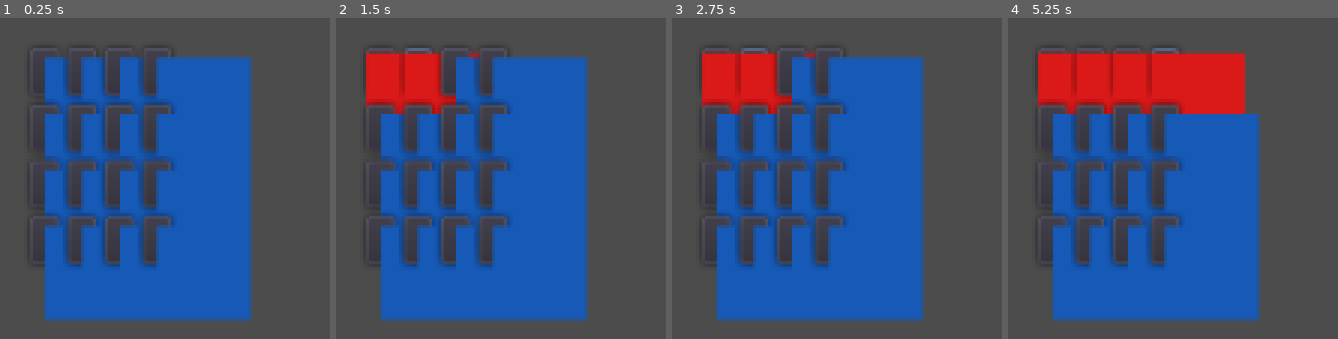
Above: before the commit, frames 1-4 (left to right).
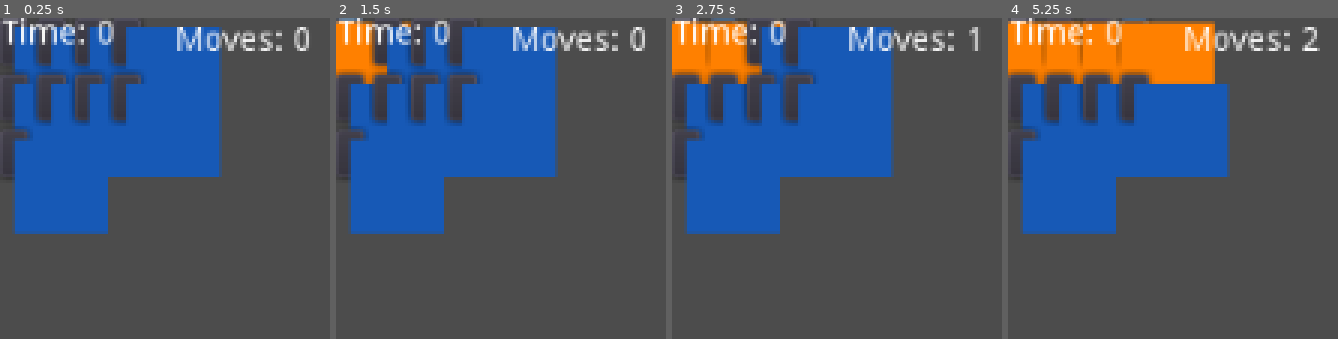
Above: after the commit, the same moments.

Repository: gallard00/memory-match
Game: Godot game, scene res://Main.tscn
Two runs of this game, one before a commit and one after it. Both use one fixed random seed, a clock stepped at 60 frames per second and the inputs below.
Inputs (mouse positions are in pixels of both pictures, inside the frame that each line leads up to; where the layout moved, square brackets give the same spot in the first picture):
- Up to frame 1 (0.25 s): no input
- Up to frame 2 (1.5 s): click (349, 40) [378, 72] at 0.5 s; click (418, 72) at 1.27 s
- Up to frame 3 (2.75 s): click (724, 40) at 2.02 s
- Up to frame 4 (5.25 s): click (1126, 72) at 2.77 s; click (1097, 40) at 3.52 s; click (1166, 72) at 4.27 s; click (1133, 40) at 5.02 s

The runs differ from the first frame. In frame 1, 47% of the frame differs, in the area x 0-94%, y 0-95%; in frame 2, 50%; in frame 3, 50%; in frame 4, 54%, in the area x 0-95%, y 0-95%.
Error in both runs: Invalid set index 'color' (on base: 'Nil') with value of type 'Color'. (res://Card.gd:35)

Commit message:
Modifique el codigo del main para agregar las funciones de DifficultySelect y agregue 2 labels: TimerCounter, MoveCounter and Timer: GameTime

Diff:
--- a/Card.tscn
+++ b/Card.tscn
@@ -13,7 +13,7 @@
 margin_top = 2.0
 margin_right = 40.0
 margin_bottom = 42.0
-color = Color( 0.858824, 0.0980392, 0.0980392, 1 )
+color = Color( 1, 0.501961, 0, 1 )
 
 [node name="CardBack" type="ColorRect" parent="."]
 anchor_left = -0.159
@@ -27,3 +27,4 @@
 color = Color( 0.0901961, 0.34902, 0.713726, 1 )
 
 [node name="AnimationPlayer" type="AnimationPlayer" parent="."]
+root_node = NodePath("../CardBack")
--- a/Main.gd
+++ b/Main.gd
@@ -3,30 +3,58 @@
 export(PackedScene) var card_scene
 
 var card_colors = [
-	Color(1, 0, 0), Color(1, 0, 0),  # Red pairs
-	Color(0, 1, 0), Color(0, 1, 0),  # Green pairs
-	Color(0, 0, 1), Color(0, 0, 1),  # Blue pairs
-	Color(1, 1, 0), Color(1, 1, 0),  # Yellow pairs
-	Color(0, 1, 1), Color(0, 1, 1),  # Cyan pairs
-	Color(1, 0, 1), Color(1, 0, 1),  # Magenta pairs
-	Color(1, 0.5, 0), Color(1, 0.5, 0),  # Orange pairs
-	Color(0.5, 0, 1), Color(0.5, 0, 1)   # Purple pairs
+	Color(1, 0, 0), Color(1, 0, 0),
+	Color(0, 1, 0), Color(0, 1, 0),
+	Color(0, 0, 1), Color(0, 0, 1),
+	Color(1, 1, 0), Color(1, 1, 0),
+	Color(0, 1, 1), Color(0, 1, 1),
+	Color(1, 0, 1), Color(1, 0, 1),
+	Color(1, 0.5, 0), Color(1, 0.5, 0),
+	Color(0.5, 0, 1), Color(0.5, 0, 1)
 ]
 
 var first_card = null
 var second_card = null
 var can_flip = true
+var move_count = 0
+var total_pairs = 0
+var matched_pairs = 0
+
+onready var move_counter = $MoveCounter
+onready var time_counter = $TimeCounter
+onready var game_timer = $GameTimer
+onready var win_popup = $WinPopup
+onready var win_label = $WinPopup/Label
 
 func _ready():
-	_initialize_board()
+	# Inicializa el juego en modo fácil por defecto
+	start_game(4)
 
-func _initialize_board():
+func start_game(pairs):
+	total_pairs = pairs
+	move_count = 0
+	matched_pairs = 0
+	can_flip = true
+	move_counter.text = "Moves: 0"
+	time_counter.text = "Time: 0"
+	game_timer.start()
+	_initialize_board(pairs)
+
+func _initialize_board(pairs):
 	card_colors.shuffle()
+	var selected_colors = card_colors.slice(0, pairs * 2)
+	selected_colors.shuffle()
 
-	for color in card_colors:
+	# Eliminar todos los hijos de CardGrid
+	for child in $CardGrid.get_children():
+		$CardGrid.remove_child(child)
+		child.queue_free()
+
+	for color in selected_colors:
 		var card = card_scene.instance()
 		card.set_card_front_color(color)
-		card.connect("pressed", self, "_on_card_pressed", [card])
+		var result = card.connect("pressed", self, "_on_card_pressed", [card])
+		assert(result == OK)
 		$CardGrid.add_child(card)
 
 func _on_card_pressed(card):
@@ -41,11 +69,16 @@
 		second_card = card
 		can_flip = false
 		_check_for_match()
+		move_count += 1
+		move_counter.text = "Moves: %d" % move_count
 
 func _check_for_match():
 	if first_card.card_front.color == second_card.card_front.color:
 		first_card.is_matched = true
 		second_card.is_matched = true
+		matched_pairs += 1
+		if matched_pairs == total_pairs:
+			_game_won()
 		_reset_cards()
 	else:
 		yield(get_tree().create_timer(1.0), "timeout")
@@ -57,3 +90,15 @@
 	first_card = null
 	second_card = null
 	can_flip = true
+
+func _on_GameTimer_timeout():
+	var time = game_timer.time_left
+	time_counter.text = "Time: %d" % time
+
+func _game_won():
+	game_timer.stop()
+	show_message("You won in %d moves and %d seconds!" % [move_count, game_timer.time_left])
+
+func show_message(text):
+	win_label.text = text
+	win_popup.popup_centered()
--- a/Main.tscn
+++ b/Main.tscn
@@ -9,6 +9,39 @@
 card_scene = ExtResource( 2 )
 
 [node name="CardGrid" type="GridContainer" parent="."]
-margin_right = 37.0
-margin_bottom = 33.0
+margin_left = -13.0
+margin_top = -13.0
+margin_right = 138.0
+margin_bottom = 75.0
 columns = 4
+
+[node name="TimeCounter" type="Label" parent="."]
+margin_left = -12.0
+margin_top = -13.0
+margin_right = 40.0
+margin_bottom = 1.0
+text = "Tiempo:"
+
+[node name="MoveCounter" type="Label" parent="."]
+margin_left = 62.0
+margin_top = -10.0
+margin_right = 150.0
+margin_bottom = 4.0
+text = "Movimientos:"
+
+[node name="GameTimer" type="Timer" parent="."]
+__meta__ = {
+"_editor_description_": ""
+}
+
+[node name="WinPopup" type="PopupDialog" parent="."]
+margin_right = 40.0
+margin_bottom = 40.0
+
+[node name="Label" type="Label" parent="WinPopup"]
+margin_right = 40.0
+margin_bottom = 14.0
+
+[node name="Button" type="Button" parent="WinPopup"]
+margin_right = 12.0
+margin_bottom = 20.0
